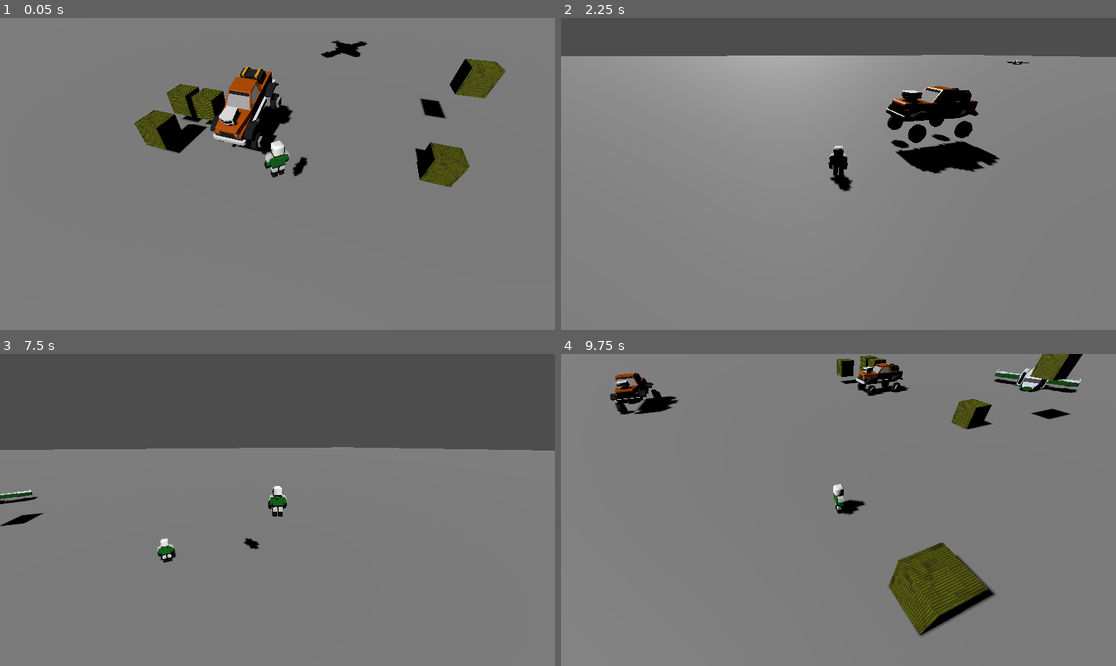
Above: before the commit, frames 1-4 (two rows, left to right).
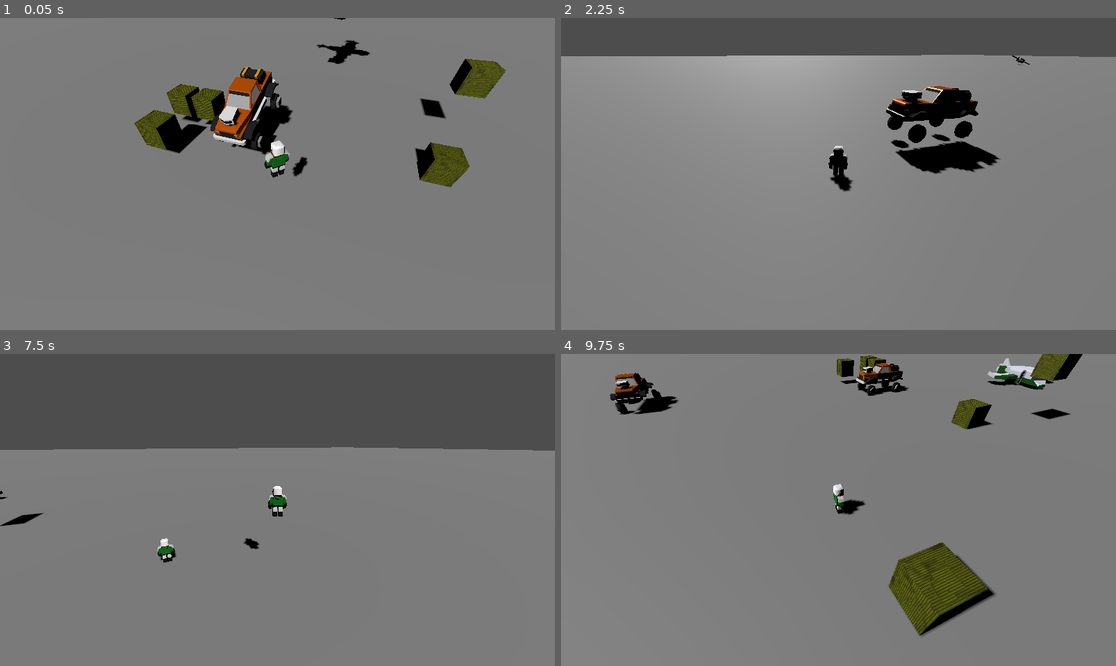
Above: after the commit, the same moments.

Repository: kevinlights/ChocoDriver
Game: Godot game, scene res://run/levels/infinite_level.tscn
Two runs of this game, one before a commit and one after it. Both use one fixed random seed, a clock stepped at 60 frames per second and the inputs below.
Inputs:
- Up to frame 1 (0.05 s): no input
- Up to frame 2 (2.25 s): tap Enter (get_in) at 0.5 s; hold Right (move_right) 0.53-1.28 s; hold Enter (get_in) 0.53-1.28 s; hold Down (move_back) 1.28-2.03 s; tap Space (main) at 1.35 s; hold Right (move_right) from 2.03 s (still down); hold Enter (get_in) from 2.03 s (still down)
- Up to frame 3 (7.5 s): release Right (move_right) at 2.78 s; release Enter (get_in) at 2.78 s; hold Up (move_forward) 2.78-3.53 s; tap Space (main) every 1.5 s from 2.85 to 7.35 s; hold Enter (get_in) 3.53-4.28 s; hold Left (move_left) 3.53-5.03 s; hold Down (move_back) 5.03-5.78 s; hold Enter (get_in) 5.03-5.78 s; hold Right (move_right) 5.78-6.53 s; hold Up (move_forward) 6.53-7.28 s; hold Enter (get_in) 6.53-7.28 s; hold Right (move_right) from 7.28 s (still down)
- Up to frame 4 (9.75 s): release Right (move_right) at 8.03 s; hold Down (move_back) 8.03-8.78 s; hold Enter (get_in) 8.03-8.78 s; hold Left (move_left) 8.78-9.53 s; tap Space (main) at 8.85 s; hold Up (move_forward) from 9.53 s (still down); hold Enter (get_in) from 9.53 s (still down)

The runs differ from the first frame. In frame 1, 0.3% of the frame differs, in the area x 57-67%, y 0-15%; in frame 2, less than 0.1%; in frame 3, 0.2%; in frame 4, 0.7%, in the area x 76-94%, y 1-13%.

Commit message:
:tada: First attempt to implement wing resistance

Diff:
--- a/first3d/component/entity/vehicles/plane/tiny_plane.gd
+++ b/first3d/component/entity/vehicles/plane/tiny_plane.gd
@@ -4,7 +4,7 @@
 @export var thrust_power: float = 10000.0
 @export var turn_to_torque: float = 2000.0
 @export var move_to_pitch: float = 4000.0
-@export var lift: float = 10000.0
+@export var wing_resistance: float = 10.0
 
 var target_torque: float = 0.0
 var target_pitch: float = 0.0
@@ -16,7 +16,7 @@
 
 func trigger_thrust(activate: bool) -> void:
 	if activate:
-		target_thrust = Vector3.FORWARD * thrust_power + Vector3.UP * lift
+		target_thrust = Vector3.FORWARD * thrust_power + Vector3.UP * thrust_power
 	else:
 		target_thrust = Vector3.ZERO
 
@@ -41,6 +41,7 @@
 func _physics_process(delta: float) -> void:
 	_apply_plane_rotation()
 	_apply_plane_thrust()
+	_apply_wing_resistance()
 
 
 func _apply_plane_rotation() -> void:
@@ -53,6 +54,18 @@
 	apply_central_force(force)
 
 
+func _apply_wing_resistance() -> void:
+	var vertical_speed = linear_velocity.dot(transform.basis * Vector3.UP)
+	var local_wing_force = Vector3.UP * -wing_resistance * vertical_speed
+	var wing_force = transform.basis * local_wing_force
+	if _current_commander != null:
+		print("- - -")
+		print("Vertical speed : ", vertical_speed)
+		print("Wing force local :", local_wing_force)
+		print("Wing force : ", wing_force)
+	apply_central_force(wing_force)
+
+
 func _on_dir_changed(dir: Vector2) -> void:
 	trigger_direction(dir)
 
--- a/first3d/run/levels/infinite_level.tscn
+++ b/first3d/run/levels/infinite_level.tscn
@@ -70,7 +70,7 @@
 transform = Transform3D(0.477312, 0.527326, -0.702923, -0.741391, 0.671074, 0, 0.471713, 0.521141, 0.711266, -76.6685, 15.7672, 53.8067)
 
 [node name="TinyPlane2" parent="." instance=ExtResource("4_tbpfc")]
-transform = Transform3D(-0.589079, -0.650805, -0.478999, -0.741391, 0.671074, 1.34747e-08, 0.321443, 0.355125, -0.877816, -10.5959, 3.94108, -17.5095)
+transform = Transform3D(-0.153959, -0.170091, -0.973328, -0.741391, 0.671074, 4.00299e-08, 0.653174, 0.721616, -0.229421, -10.5959, 3.94108, -17.5095)
 
 [node name="Jeep1" parent="." instance=ExtResource("6_nnvc5")]
 transform = Transform3D(-0.0560131, 0.291646, 0.954885, 0, 0.956386, -0.292105, -0.99843, -0.0163617, -0.0535702, -16.454, 0.747562, 8.03092)
